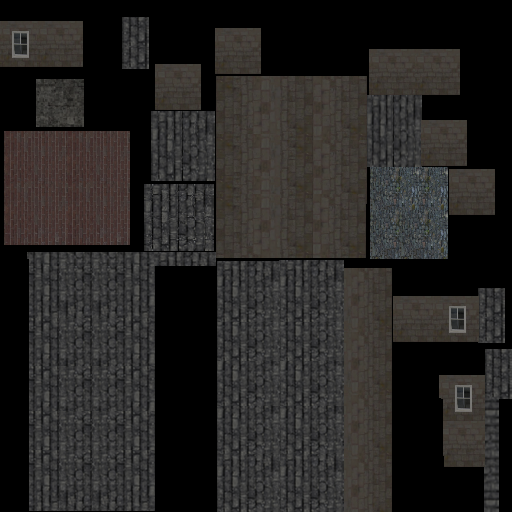
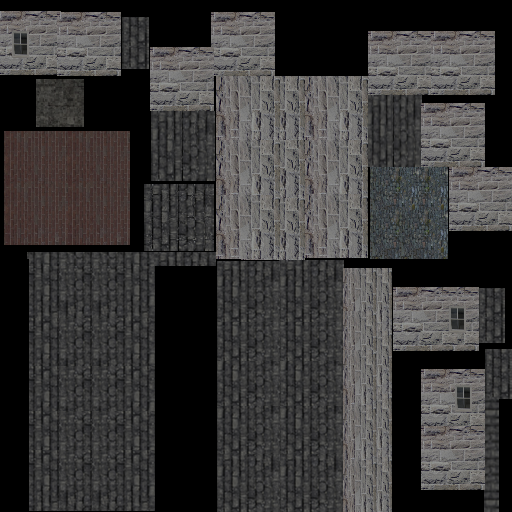
Layer changes from the first 512 x 512 image to the second:
added layer "Layer 8" above "Layer 6" over (0, 11, 512, 512)
hid "Layer 6" (1st of 2) over (0, 21, 495, 512)
